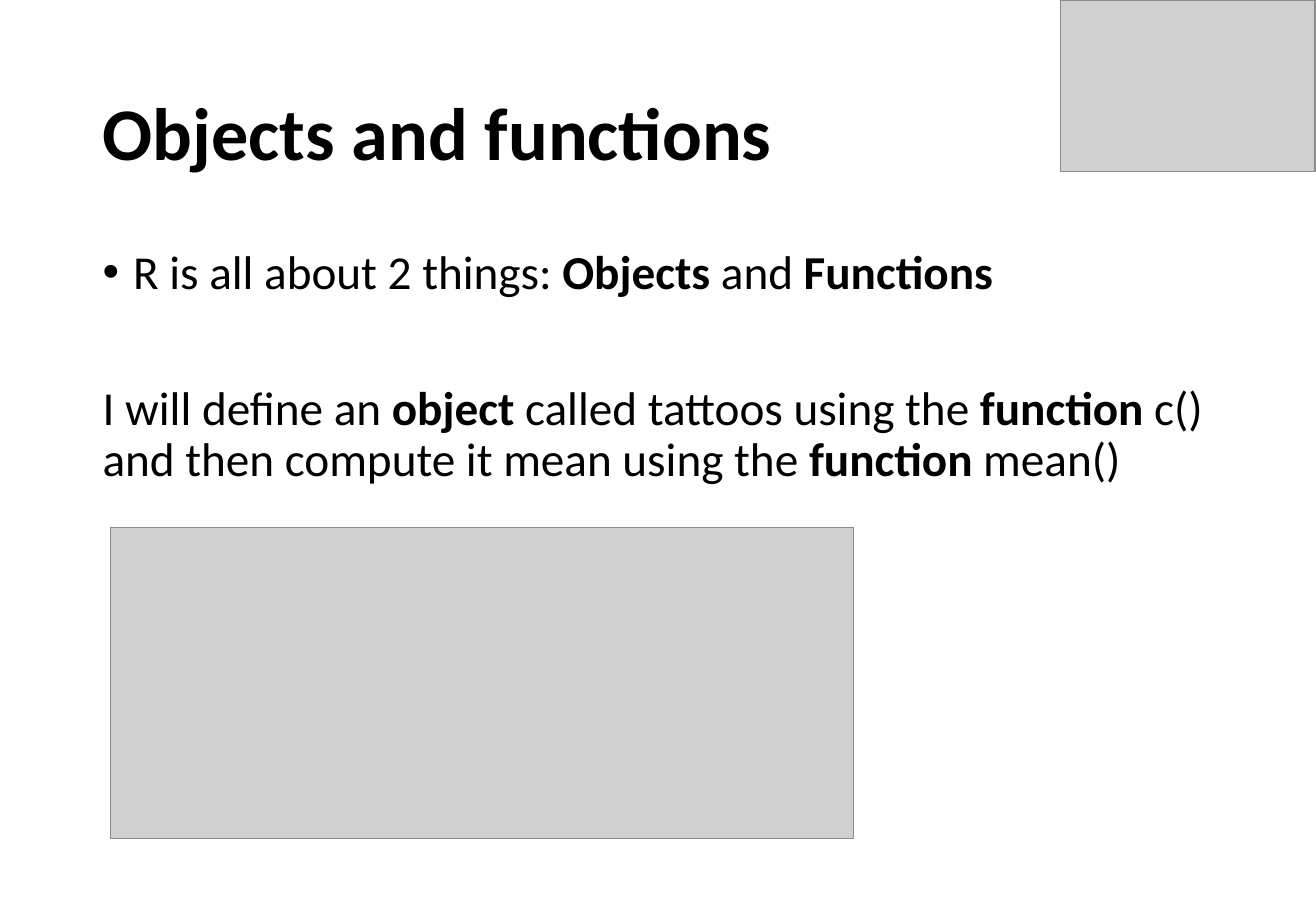
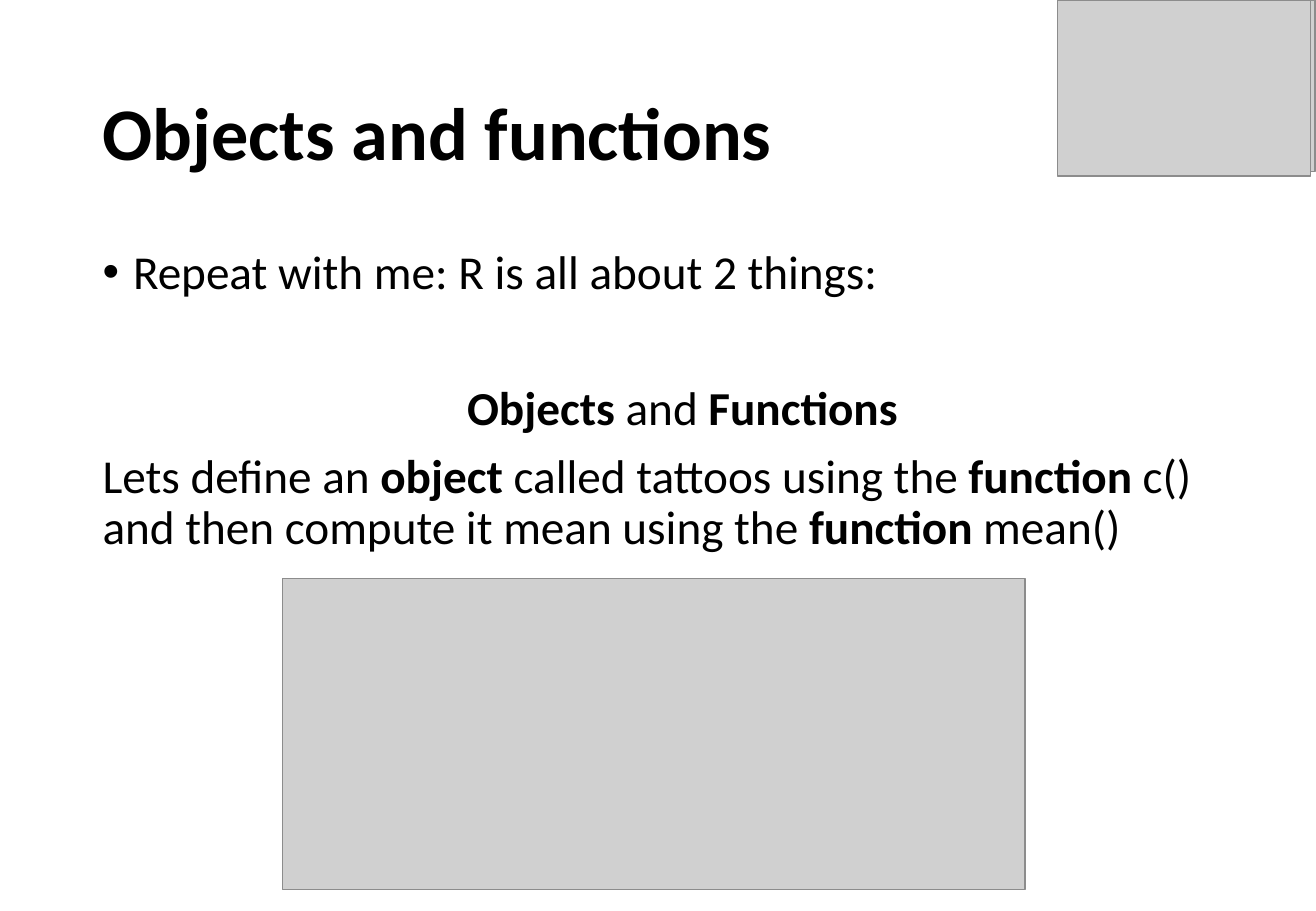
Before and after one commit to ramsyagha/tutorials, a slide deck: slide 22 of Lectures/1_Introduction to R.pptx (slide 16 before the commit). Drawn at 1316x911 pixels with LibreOffice and Linux fonts; fonts in the diff are those of the drawing; grey boxes stand for pictures. Boxes give left, top, right and bottom in pixels: in the first picture for what was removed or moved away, otherwise in the second. Text is boxed around its words. In the diff, an @@ line names an element or a change of style, - is before the commit and + after.

```diff
--- a/Lectures/1_Introduction to R.pptx
+++ b/Lectures/1_Introduction to R.pptx
@@ picture added at (1058,0,1311,176) @@
@@ text at (103,256,1192,552): text changed @@
-• R is all about 2 things: Objects and Functions
-I will define an object called tattoos using the function c()
-and then compute it mean using the function mean()
+• Repeat with me: R is all about 2 things:
+Objects and Functions
+Lets define an object called tattoos using the function c()
+and then compute it mean using the function mean()
@@ picture: place and size @@
-picture at (111,527,853,838)
+picture at (282,578,1024,889)
```
Also in this commit, not shown: 25 other slides changed, 15 slides added, 1 slide removed.
